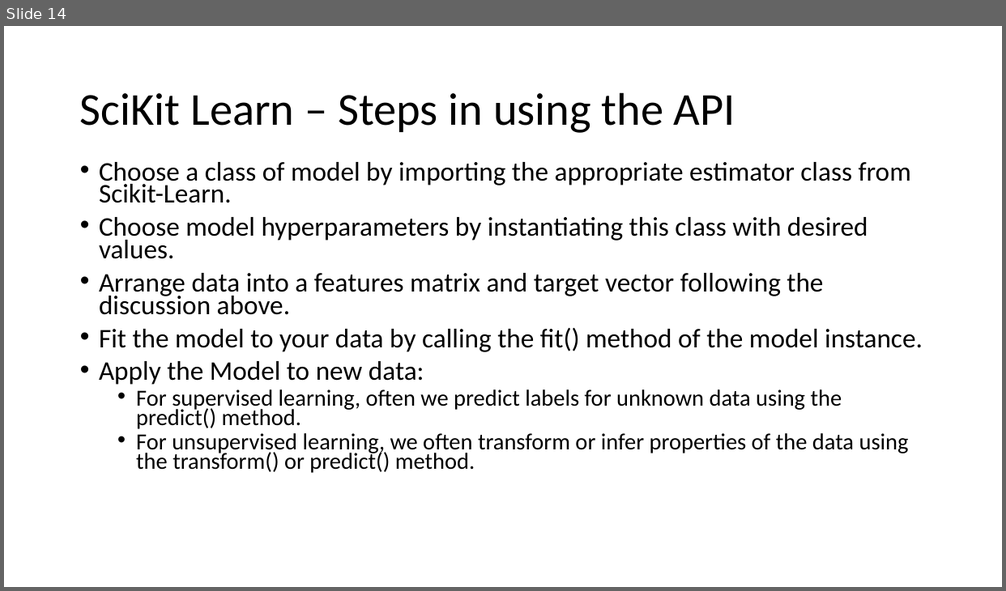
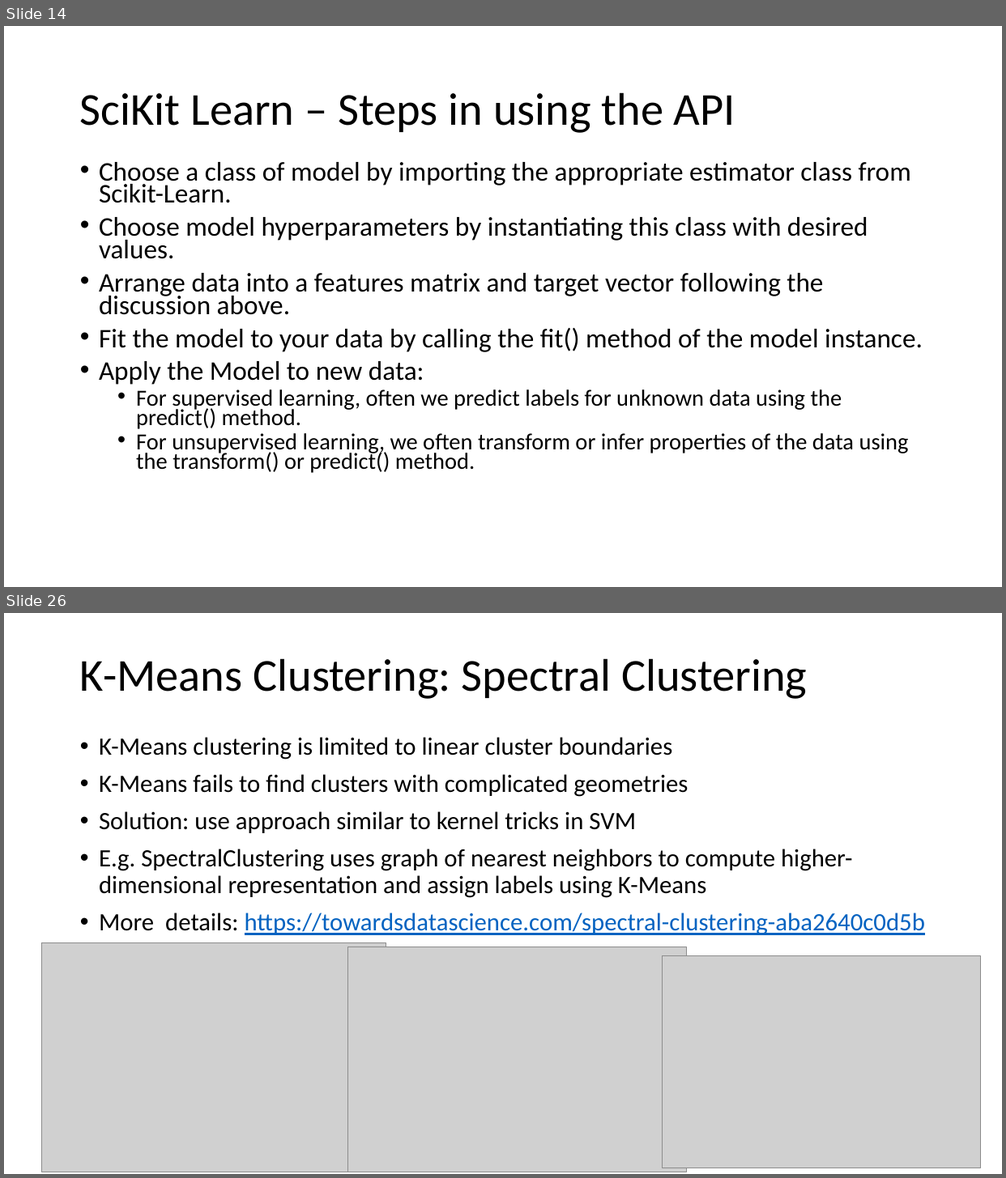
Before and after one commit to ppawar/ppawar.github.io, a slide deck: Spring2020/CSE351-S20/lectures/Python for Data Science - JakeVanderPlas.pptx. Shown one above the other, each under a label of ours: slide 14 before the commit, slides 14 and 26 after it; the slides between them are not shown. The pictures are 1006x591 and 1006x1178 pixels, drawn with LibreOffice and Linux fonts; fonts in the diff are those of the drawing; grey boxes stand for pictures. Boxes give left, top, right and bottom in pixels: in the first picture for what was removed or moved away, otherwise in the second. Text is boxed around its words. In the diff, an @@ line names an element or a change of style, - is before the commit and + after.

```diff
--- a/Spring2020/CSE351-S20/lectures/Python for Data Science - JakeVanderPlas.pptx
+++ b/Spring2020/CSE351-S20/lectures/Python for Data Science - JakeVanderPlas.pptx
@@ slide 26 added at box(4, 613, 1002, 1174), background #FFFFFF @@
@@ title added at box(80, 658, 807, 699), 44 pt, text #000000 @@
+K-Means Clustering: Spectral Clustering
@@ text added at box(99, 737, 925, 935), 24 pt, text #000000 @@
+• K-Means clustering is limited to linear cluster boundaries
+• K-Means fails to find clusters with complicated geometries
+• Solution: use approach similar to kernel tricks in SVM
+• E.g. SpectralClustering uses graph of nearest neighbors to compute higher-dimensional representation and assign labels using K-Means
+• More details: https://towardsdatascience.com/spectral-clustering-aba2640c0d5b
@@ picture added at box(41, 943, 386, 1173) @@
@@ picture added at box(348, 947, 687, 1172) @@
@@ picture added at box(663, 956, 981, 1168) @@
```
Also in this commit, not shown: 11 other slides added, 1 other file.
